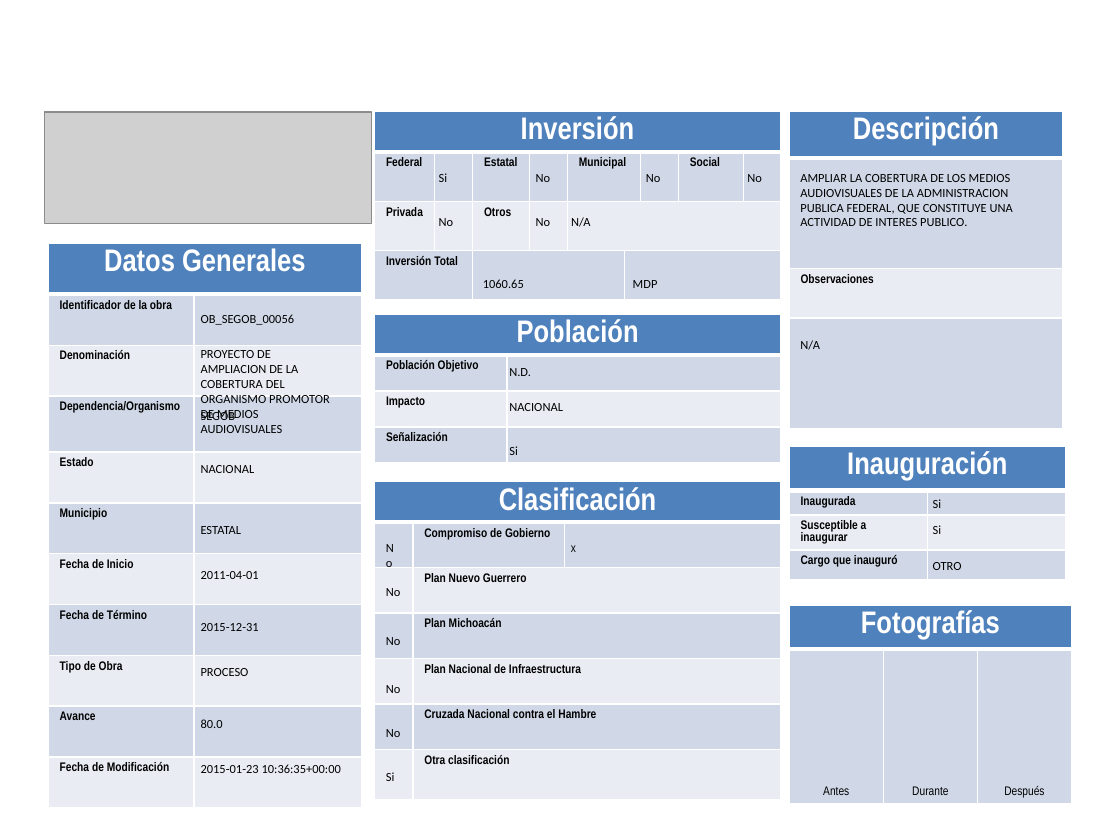
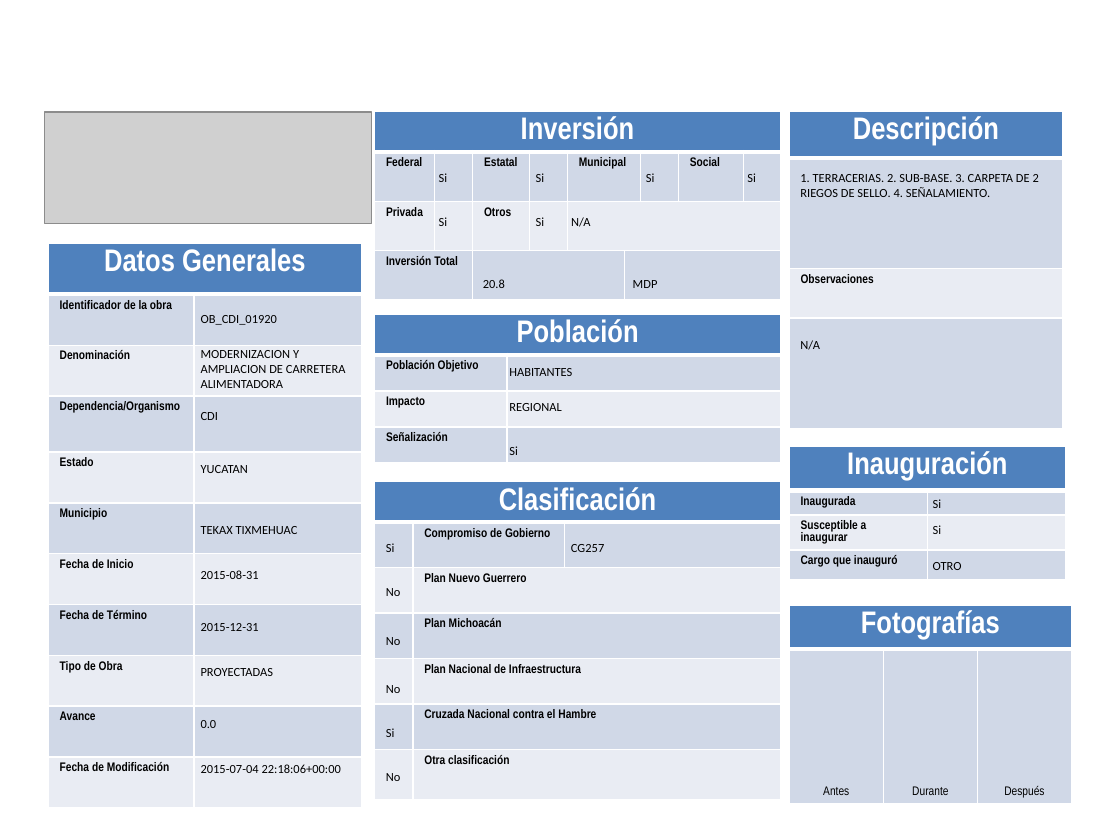
Before and after one commit to fpedro23/djangoObras, a slide deck: slide 1 of obras/static/ppt/ppt-generados/FichaTecnicaObras_1.pptx. Drawn at 1120x840 pixels with LibreOffice and Linux fonts; fonts in the diff are those of the drawing; grey boxes stand for pictures; background and template pictures are left out. Boxes give left, top, right and bottom in pixels: in the first picture for what was removed or moved away, otherwise in the second. Text is boxed around its words. In the diff, an @@ line names an element or a change of style, - is before the commit and + after.

```diff
--- a/obras/static/ppt/ppt-generados/FichaTecnicaObras_1.pptx
+++ b/obras/static/ppt/ppt-generados/FichaTecnicaObras_1.pptx
@@ text at (536, 173, 545, 182): text changed @@
-No
+Si
@@ text at (646, 173, 655, 182): text changed @@
-No
+Si
@@ text at (747, 173, 756, 182): text changed @@
-No
+Si
@@ text at (800, 174, 1039, 197): text changed @@
-AMPLIAR LA COBERTURA DE LOS MEDIOS AUDIOVISUALES DE LA ADMINISTRACION PUBLICA FEDERAL, QUE CONSTITUYE UNA ACTIVIDAD DE INTERES PUBLICO.
+1. TERRACERIAS. 2. SUB-BASE. 3. CARPETA DE 2 RIEGOS DE SELLO. 4. SEÑALAMIENTO.
@@ text at (439, 217, 448, 226): text changed @@
-No
+Si
@@ text at (536, 217, 545, 226): text changed @@
-No
+Si
@@ text at (483, 279, 505, 288): text changed @@
-1060.65
+20.8
@@ text at (201, 315, 277, 325): text changed @@
-OB_SEGOB_00056
+OB_CDI_01920
@@ text at (201, 350, 346, 388): text changed @@
-PROYECTO DE AMPLIACION DE LA COBERTURA DEL ORGANISMO PROMOTOR DE MEDIOS AUDIOVISUALES
+MODERNIZACION Y AMPLIACION DE CARRETERA ALIMENTADORA
@@ text at (509, 368, 572, 376): text changed @@
-N.D.
+HABITANTES
@@ text at (201, 412, 218, 420): text changed @@
-SEGOB
+CDI
@@ text at (509, 403, 561, 411): text changed @@
-NACIONAL
+REGIONAL
@@ text at (201, 465, 248, 473): text changed @@
-NACIONAL
+YUCATAN
@@ text at (201, 526, 298, 534): text changed @@
-ESTATAL
+TEKAX TIXMEHUAC
@@ text at (386, 543, 395, 552): text changed @@
-No
+Si
@@ text at (571, 544, 604, 552): text changed; font Arial Narrow to Calibri @@
-x
+CG257
@@ text at (201, 570, 259, 579): text changed @@
-2011-04-01
+2015-08-31
@@ text at (201, 668, 274, 676): text changed @@
-PROCESO
+PROYECTADAS
@@ text at (201, 720, 217, 728): text changed @@
-80.0
+0.0
@@ text "Si": place and size @@
-text "Si" at (386, 772, 395, 781)
+text "Si" at (386, 728, 395, 737)
@@ text at (201, 764, 341, 773): text changed @@
-2015-01-23 10:36:35+00:00
+2015-07-04 22:18:06+00:00
@@ text "No": place and size @@
-text "No" at (386, 729, 401, 737)
+text "No" at (386, 773, 401, 781)
```
Also in this commit, not shown: 4 other files.
